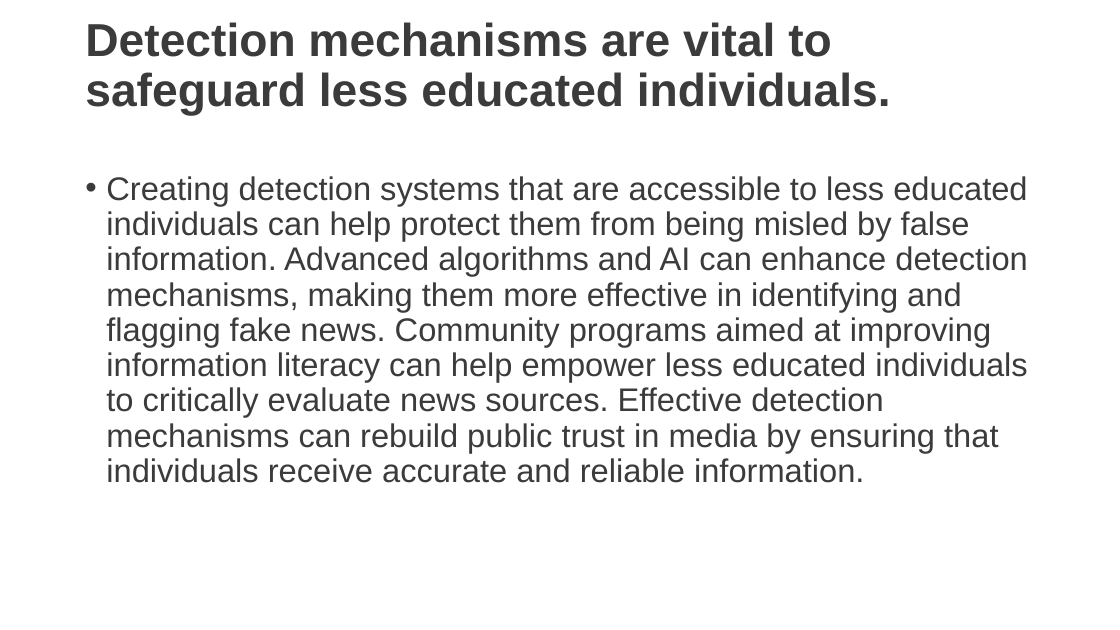
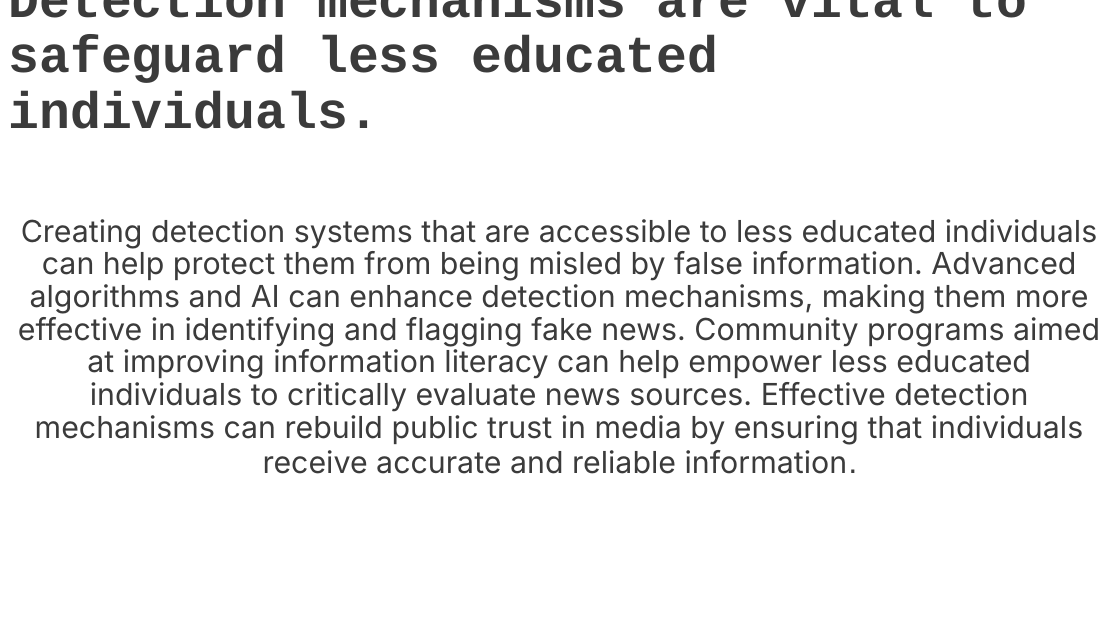
Before and after one commit to nteitsnik/ML_P2, a slide deck: slide 4 of Fake News Detection with Machine Learning.pptx. Drawn at 1120x630 pixels with LibreOffice and Linux fonts; fonts in the diff are those of the drawing. Boxes give left, top, right and bottom in pixels: in the first picture for what was removed or moved away, otherwise in the second. Text is boxed around its words. In the diff, an @@ line names an element or a change of style, - is before the commit and + after.

```diff
--- a/Fake News Detection with Machine Learning.pptx
+++ b/Fake News Detection with Machine Learning.pptx
@@ title "Detection mechanisms are vital to ...": place and size @@
-title "Detection mechanisms are vital to ..." at <box>85,22,891,116</box>
+title "Detection mechanisms are vital to ..." at <box>8,0,1028,129</box>
@@ title "Detection mechanisms are vital to ..." at <box>8,0,1028,129</box>: size 39.6 to 44.1 pt, font Arial to Courier New @@
@@ text "Creating detection systems that are ...": place and size @@
-text "Creating detection systems that are ..." at <box>106,176,1027,483</box>
+text "Creating detection systems that are ..." at <box>18,219,1100,474</box>
@@ text "Creating detection systems that are ..." at <box>18,219,1100,474</box>: size 28 to 26 pt, font Arial to Inter; alignment left to centre; bullet • to none @@
```
Also in this commit, not shown: 7 other slides changed, 13 slides added, 14 slides removed.
